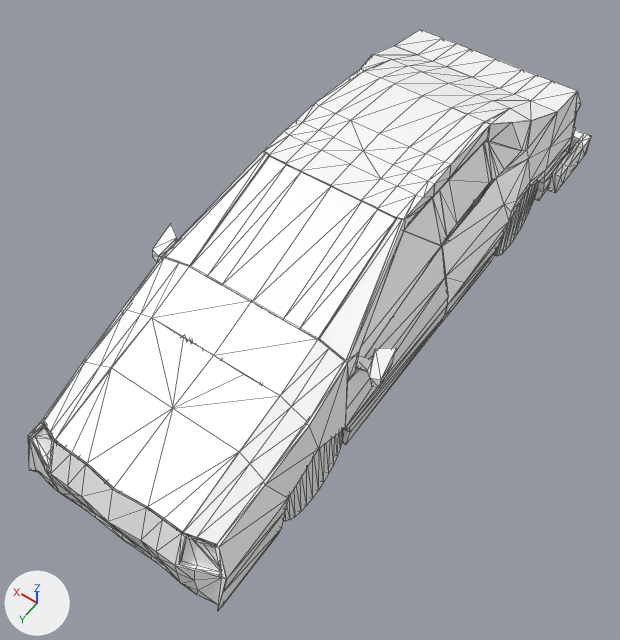
What one commit did to the glTF model white-car4.gltf.
The view is the same before and after, from a 50 mm lens placed at (-1.27, 2.23, 3.36), pointed at (-0.02, 0.49, 0.61). The lights are fixed; the arrows at lower left show +X, +Y and +Z. Mesh edges are drawn as thin lines. Where no turn or scale is listed for an object, it has been applied to the vertices. Vertices at the same position are counted once.

Before the edit, the objects in view are built like this:
```python
me_cube_000 = bpy.data.meshes.new('Cube.000')
me_cube_000.from_pydata(...)  # 7 vertices, 4 faces; spans x -0.42..-0.302, y 0.248..0.914, z 0.888..1.129
me_cube_000.materials.append(mat_defaultmaterial)
me_cube_009 = bpy.data.meshes.new('Cube.009')
me_cube_009.from_pydata(...)  # 139 vertices, 202 faces; spans x -0.453..0.453, y 0.941..1.757, z 0.451..1.0
me_cube_009.materials.append(mat_white)
me_cube_016 = bpy.data.meshes.new('Cube.016')
me_cube_016.from_pydata(...)  # 14 vertices, 12 faces; spans x 0.396..0.453, y 0.956..1.743, z 0.452..0.976
me_cube_016.materials.append(mat_white)
ob_bonnet = bpy.data.objects.new('Bonnet', me_cube_009)
ob_bonnet.location = (0.001, -0.143, 0.031)
ob_front_left_window = bpy.data.objects.new('Front left window', me_cube_000)
ob_front_left_window.location = (0.001, -0.143, 0.031)
ob_front_right_side = bpy.data.objects.new('Front right side', me_cube_016)
ob_front_right_side.location = (0.001, -0.143, 0.031)
# also in view: 'Main Back window' at (0.0, -0.56, 1.11); 'Left wing mirror' at (-0.44, 0.72, 0.94); 'Front left wheel' at (-0.37, 1.02, 0.56); 'Back bumper' at (0.0, -1.01, 0.6); 'Back left side' at (-0.41, -0.76, 0.81)
```
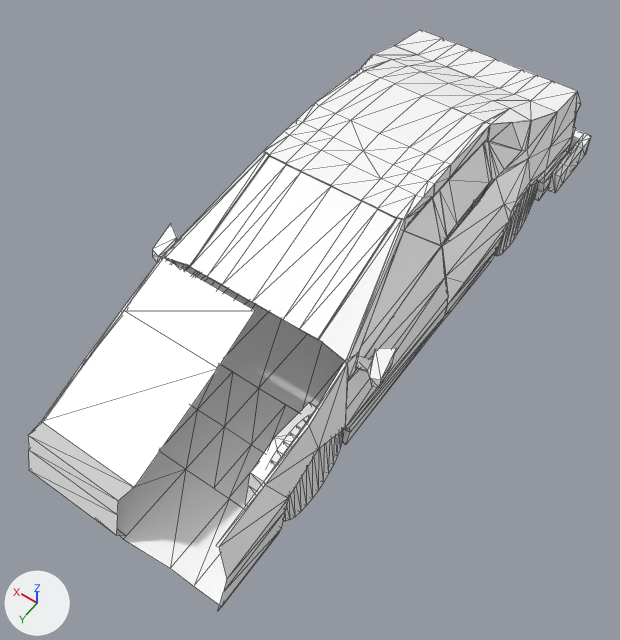
What differs and where, as boxes (x1, y1, x2, y2) in the pictures (620 x 640 px):
'Bonnet', deleted: before (28, 257, 346, 609)
'Front right side', reshaped: before (43, 361, 86, 448); after (28, 257, 255, 536)
part 1 of me_cube_016, added: after (28, 257, 255, 536)
'Main', unchanged, uncovered by the edit: before (42, 110, 544, 595); after (42, 110, 544, 605)

Edits to the bpy script that builds the scene:
```text
Change me_cube_016:
    used by ob_front_right_side; location = (0.001, -0.143, 0.031)
    remove me_cube_016.from_pydata(...)  # 14 vertices, 12 faces; spans x 0.396..0.453, y 0.956..1.743, z 0.452..0.976
    add me_cube_016.from_pydata(...)  # 23 vertices, 24 faces; spans x -0.04..0.453, y 0.956..1.743, z 0.452..0.979
    me_cube_016 part 1
    4 vertices are added at (-0.033, 1.183, 0.895), (0.404, 1.183, 0.895), (-0.025, 0.958, 0.979), (0.411, 0.958, 0.979)
    5 new vertices lie (-0.436, 0.0, 0.0) away from vertices in x 0.396..0.453, y 1.643..1.743, z 0.452..0.755
    12 new faces join them
Remove ob_bonnet:
    ob_bonnet = bpy.data.objects.new('Bonnet', me_cube_009)
    ob_bonnet.location = (0.001, -0.143, 0.031)
```
